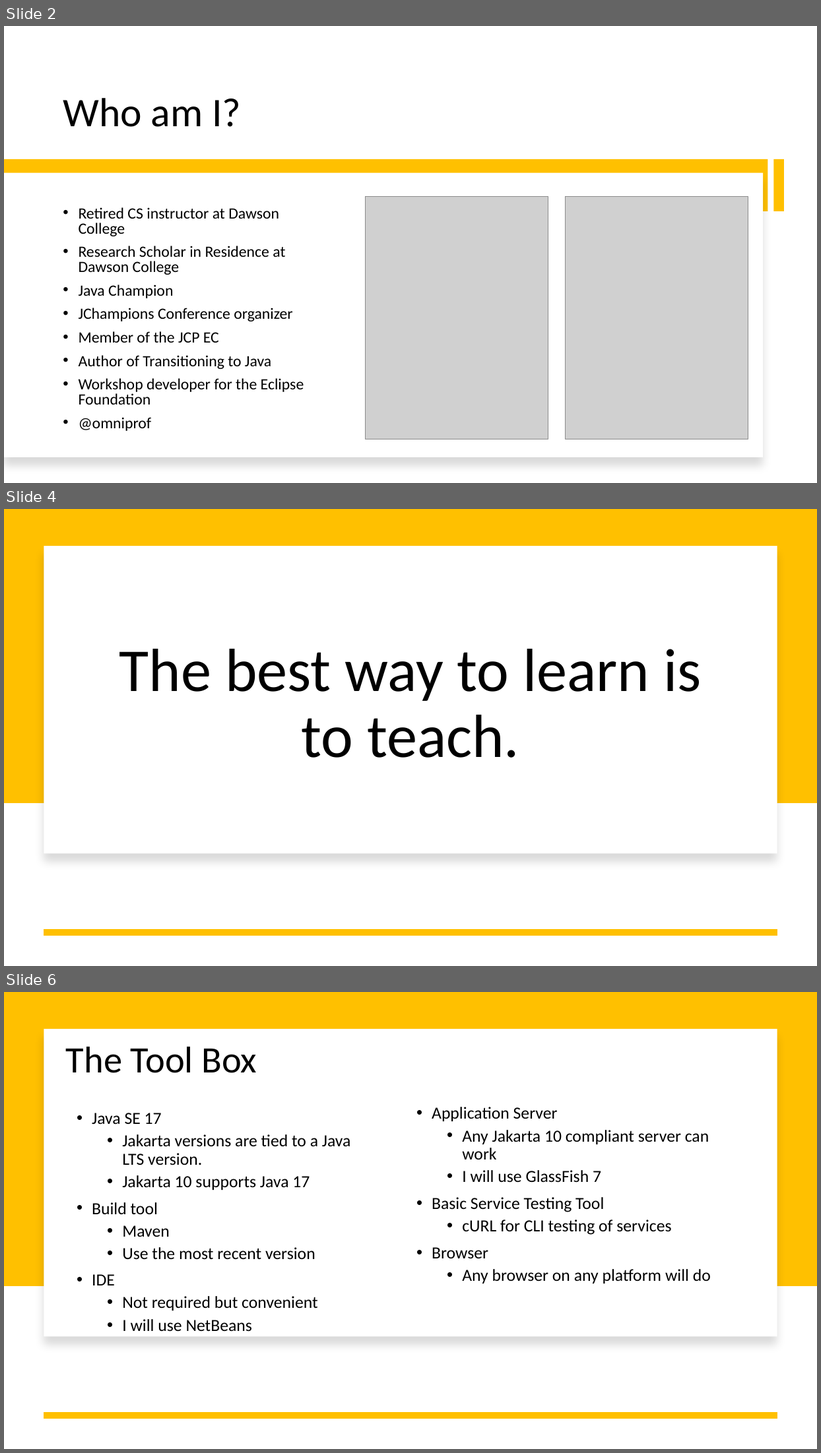
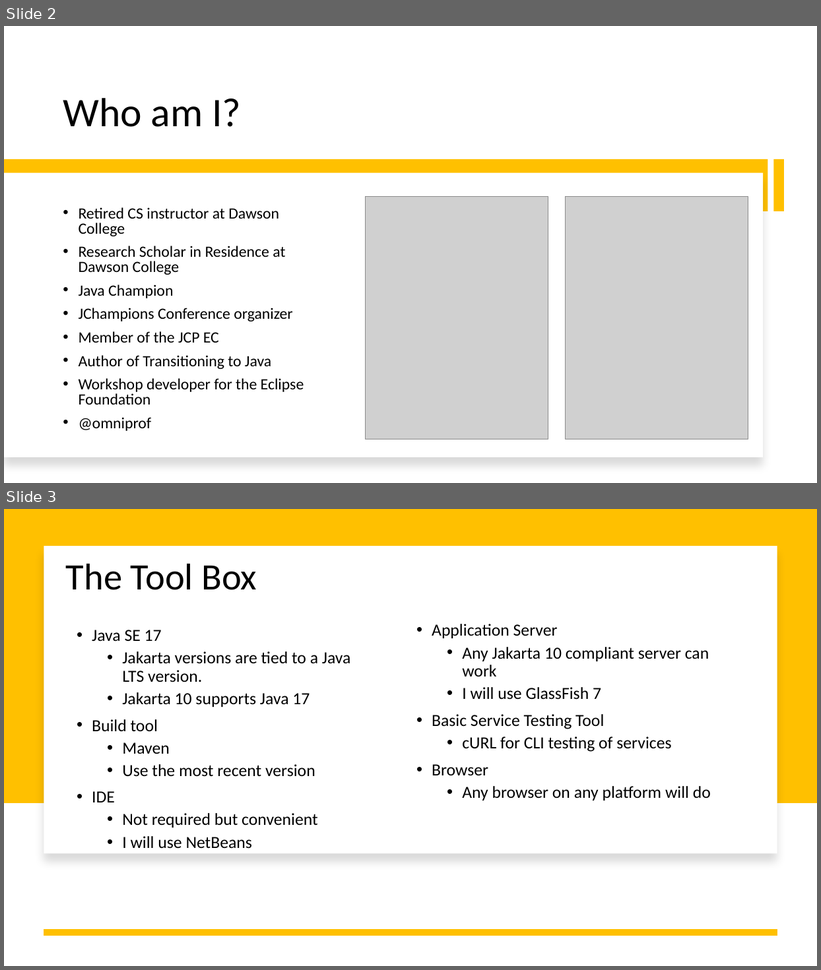
Before and after one commit to omniprof/JakartaRESTSession, a slide deck: JakartaRESTPresentation.pptx. Shown one above the other, each under a label of ours: slides 2, 4 and 6 before the commit, slides 2 and 3 after it; the slides between them are not shown. The pictures are 821x1453 and 821x970 pixels, drawn with LibreOffice and Linux fonts; fonts in the diff are those of the drawing; grey boxes stand for pictures. Boxes give left, top, right and bottom in pixels: in the first picture for what was removed or moved away, otherwise in the second. Text is boxed around its words. In the diff, an @@ line names an element or a change of style, - is before the commit and + after.

```diff
--- a/JakartaRESTPresentation.pptx
+++ b/JakartaRESTPresentation.pptx
@@ slide 4 removed at (x1=4, y1=509, x2=817, y2=966), background #FFFFFF @@
@@ rectangle removed at (x1=4, y1=509, x2=817, y2=803) @@
@@ rectangle removed at (x1=44, y1=545, x2=778, y2=854) @@
@@ title removed at (x1=120, y1=649, x2=701, y2=758) @@
-The best way to learn is to teach.
@@ line removed from (778, 933) to (44, 933) @@
@@ what was slide 6 is now slide 3 @@
```
Also in this commit, not shown: 1 slide changed, 2 other slides removed, 2 other files.
